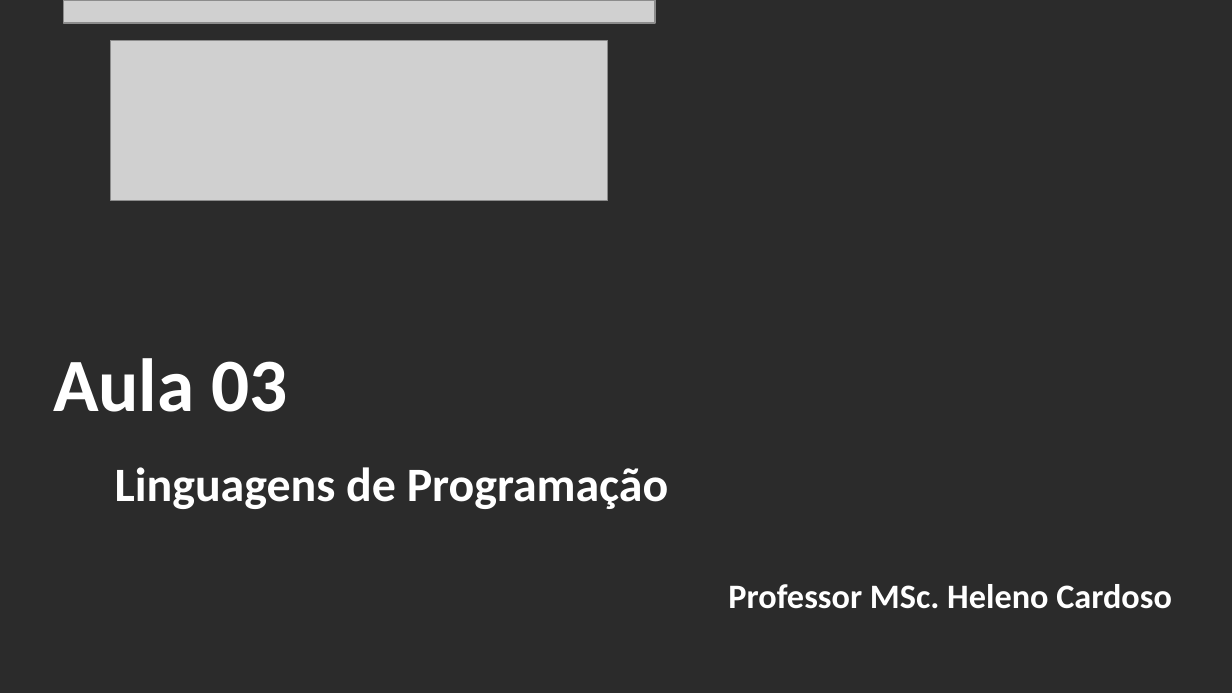
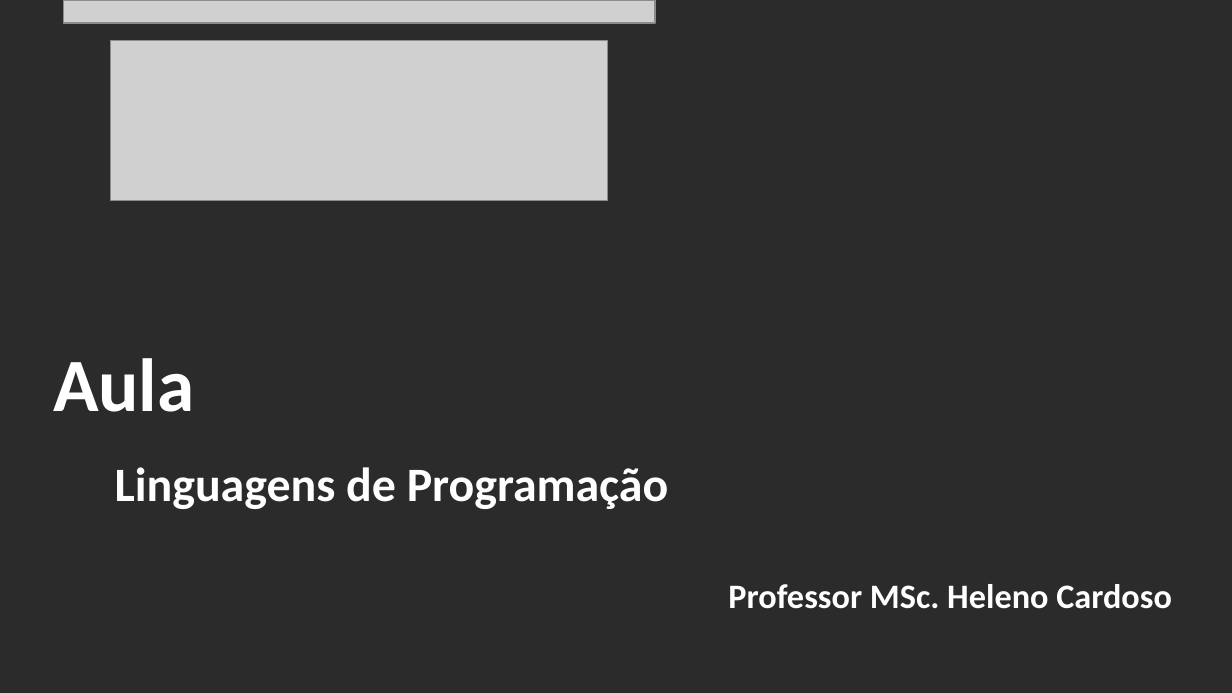
Before and after one commit to CloudEducationBrazil/WydenTeoriaCompiladores, a slide deck: slide 2 of 01 Classes/Aula 03 Teoria de Compiladores - Linguagens de programação.pptx. Drawn at 1232x693 pixels with LibreOffice and Linux fonts; fonts in the diff are those of the drawing; grey boxes stand for pictures; background and template pictures are left out; a plain dark background stands for a picture behind light text. Boxes give left, top, right and bottom in pixels: in the first picture for what was removed or moved away, otherwise in the second. Text is boxed around its words. In the diff, an @@ line names an element or a change of style, - is before the commit and + after.

```diff
--- a/01 Classes/Aula 03 Teoria de Compiladores - Linguagens de programação.pptx
+++ b/01 Classes/Aula 03 Teoria de Compiladores - Linguagens de programação.pptx
@@ title at [53, 358, 669, 509]: text changed @@
-Aula 03
-Linguagens de Programação
+Aula
+Linguagens de Programação
```
Also in this commit, not shown: 1 other slide changed, 1 other file.
